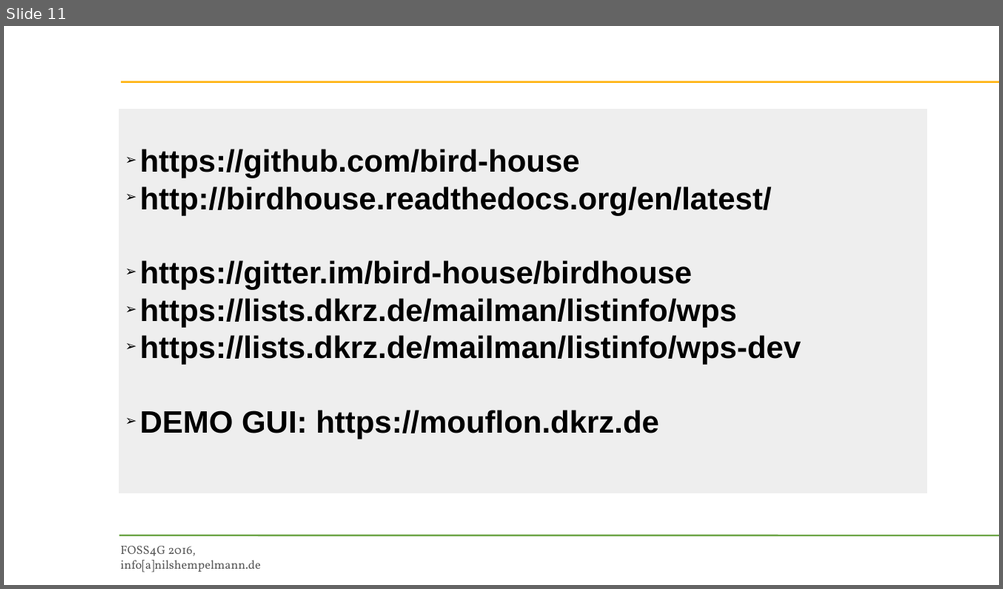
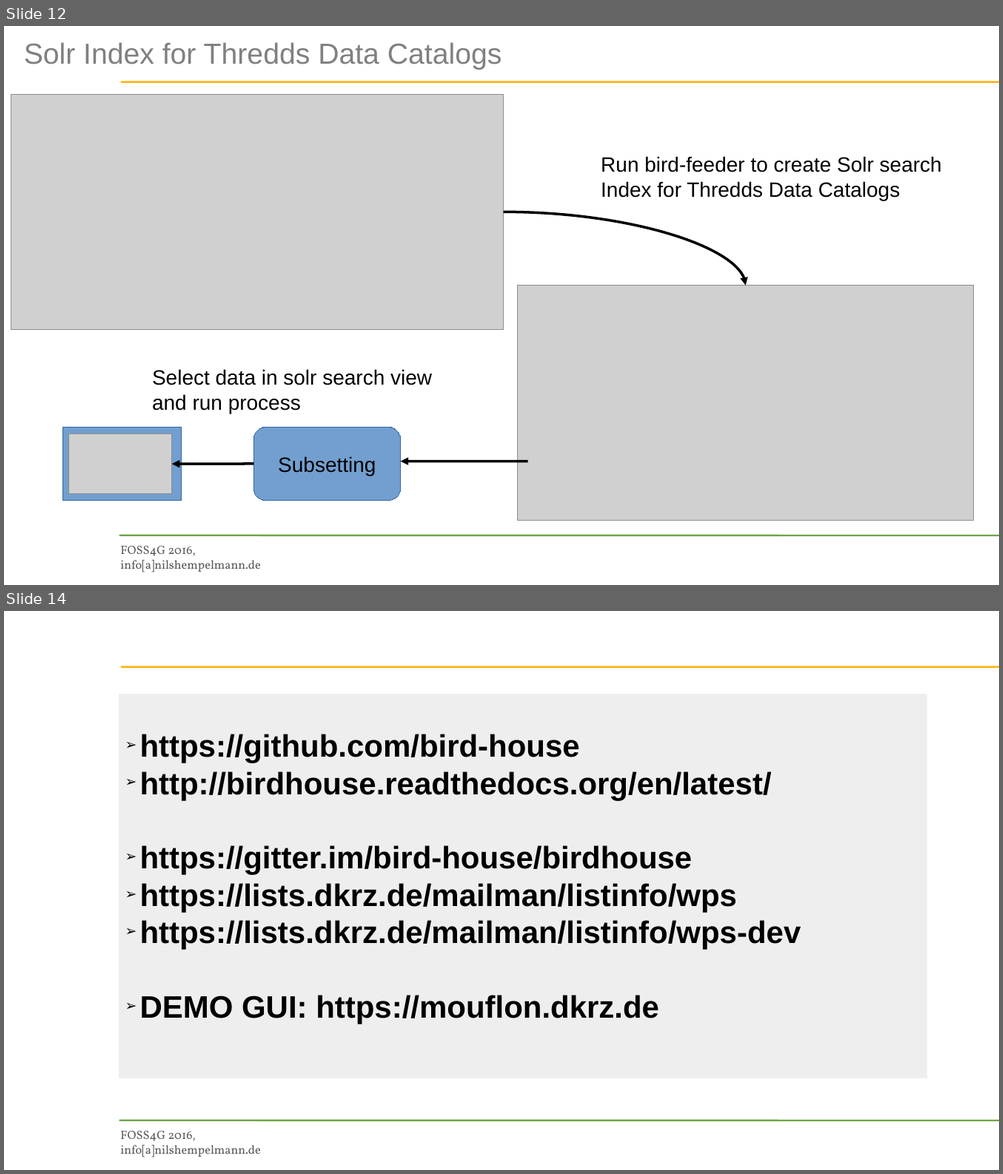
Before and after one commit to bird-house/birdhouse-docs, a slide deck: slides/birdhouse-foss4g-2016/Hempelmann_foss4g2016.odp. Shown one above the other, each under a label of ours: slide 11 before the commit, slides 12 and 14 after it; the slides between them are not shown. The pictures are 1003x589 and 1003x1174 pixels, drawn with LibreOffice and Linux fonts; fonts in the diff are those of the drawing; grey boxes stand for pictures; background and template pictures are left out. Boxes give left, top, right and bottom in pixels: in the first picture for what was removed or moved away, otherwise in the second. Text is boxed around its words. In the diff, an @@ line names an element or a change of style, - is before the commit and + after.

Commit message:
added birdy, solr and buildout slide
fixed security authentication

```diff
--- a/slides/birdhouse-foss4g-2016/Hempelmann_foss4g2016.odp
+++ b/slides/birdhouse-foss4g-2016/Hempelmann_foss4g2016.odp
@@ slide 12 added at (x1=4, y1=26, x2=999, y2=585), background picture (left out); not listed: 3 template elements that a slide beside it also shows @@
@@ text added at (x1=24, y1=42, x2=502, y2=70), 33.6 pt, text #808080 @@
+Solr Index for Thredds Data Catalogs
@@ picture added at (x1=11, y1=94, x2=504, y2=329) @@
@@ text added at (x1=600, y1=156, x2=942, y2=201), 24 pt, text #000000 @@
+Run bird-feeder to create Solr search
+Index for Thredds Data Catalogs
@@ curved arrow added from (504, 212) to (745, 285), #000000 3 pt @@
@@ picture added at (x1=518, y1=285, x2=973, y2=521) @@
@@ text added at (x1=152, y1=369, x2=432, y2=414), 24 pt, text #000000 @@
+Select data in solr search view
+and run process
@@ rectangle added at (x1=62, y1=428, x2=181, y2=501), fill #729FCF, outline #3465A4 0 pt @@
@@ picture added at (x1=69, y1=434, x2=172, y2=494) @@
@@ rounded rectangle added at (x1=253, y1=428, x2=400, y2=501), fill #729FCF, outline #3465A4 0 pt, 24 pt, text #000000 @@
+Subsetting
@@ arrow added from (253, 464) to (172, 464), #000000 3 pt @@
@@ arrow added from (528, 462) to (401, 462), #000000 3 pt @@
@@ what was slide 11 is now slide 14 @@
```
Also in this commit, not shown: 1 slide changed, 2 other slides added, 1 other file.
